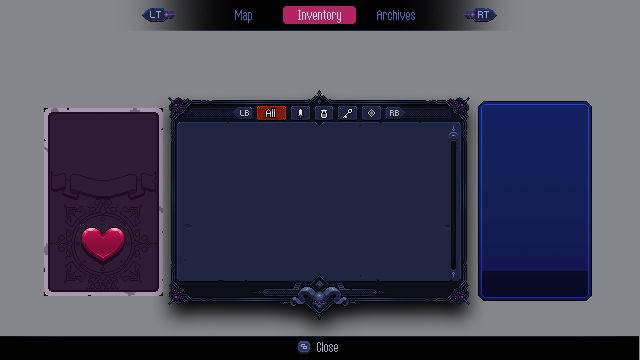
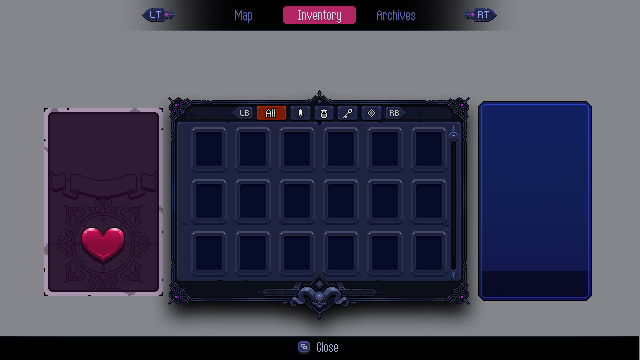
Revision of a layered 640 x 360 image; what changed, layer by layer:
painted on "inventory_panel" over (180, 127, 447, 277)
